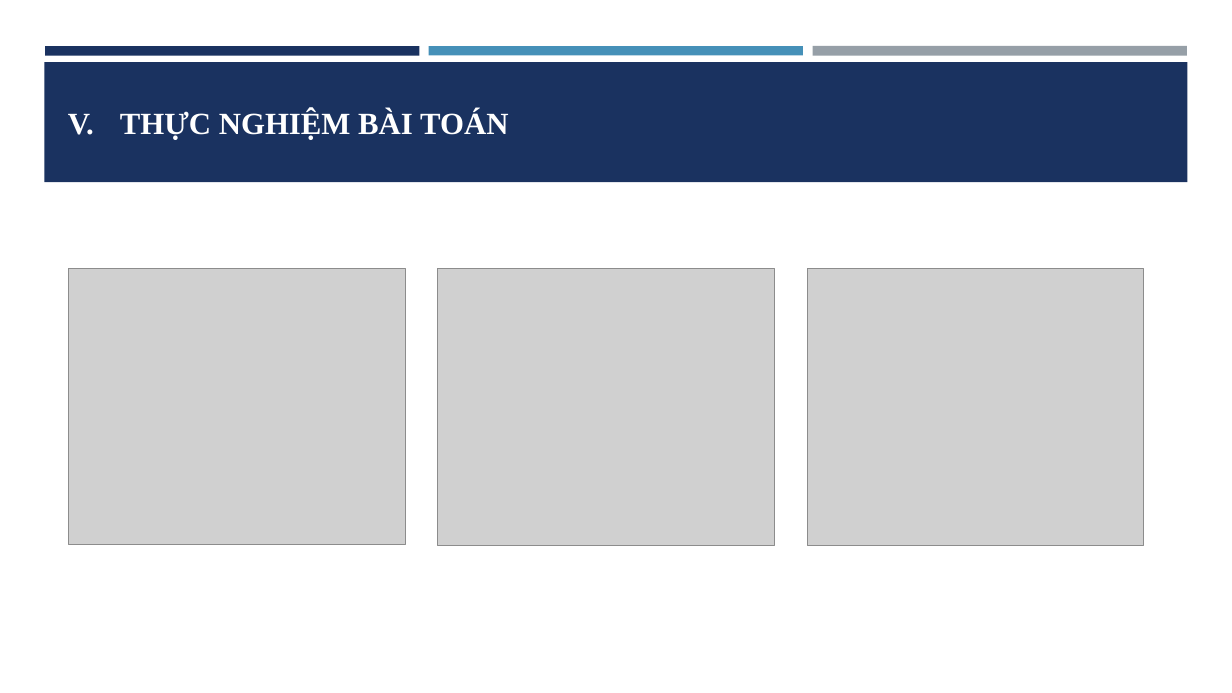
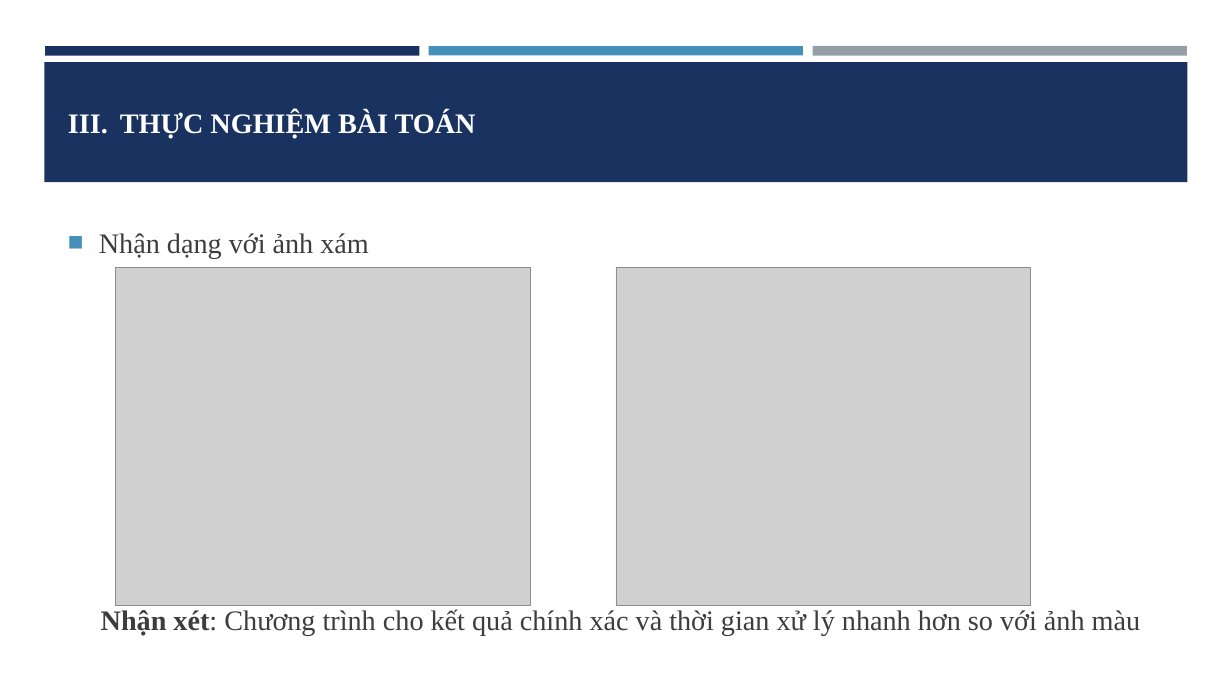
Before and after one commit to khactoan/Face-recognition-tool, a slide deck: slide 15 of Documents/Sparse representation-DangKhacToan.pptx. Drawn at 1232x693 pixels with LibreOffice and Linux fonts; fonts in the diff are those of the drawing; grey boxes stand for pictures. Boxes give left, top, right and bottom in pixels: in the first picture for what was removed or moved away, otherwise in the second. Text is boxed around its words. In the diff, an @@ line names an element or a change of style, - is before the commit and + after.

```diff
--- a/Documents/Sparse representation-DangKhacToan.pptx
+++ b/Documents/Sparse representation-DangKhacToan.pptx
@@ title "THỰC NGHIỆM BÀI TOÁN" at box(120, 111, 476, 138): size 24 to 22 pt @@
@@ text added at box(99, 233, 1141, 636), 22 pt, text #3D3D3D @@
+■ Nhận dạng với ảnh xám
+  Nhận xét: Chương trình cho kết quả chính xác và thời gian xử lý nhanh hơn so với ảnh màu
@@ picture: place and size @@
-picture at box(68, 268, 405, 543)
+picture at box(116, 267, 531, 605)
@@ picture removed at box(438, 268, 775, 545) @@
@@ picture added at box(616, 267, 1031, 605) @@
@@ picture removed at box(807, 269, 1143, 546) @@
```
Also in this commit, not shown: 2 other slides changed, 6 slides added, 1 slide removed.
